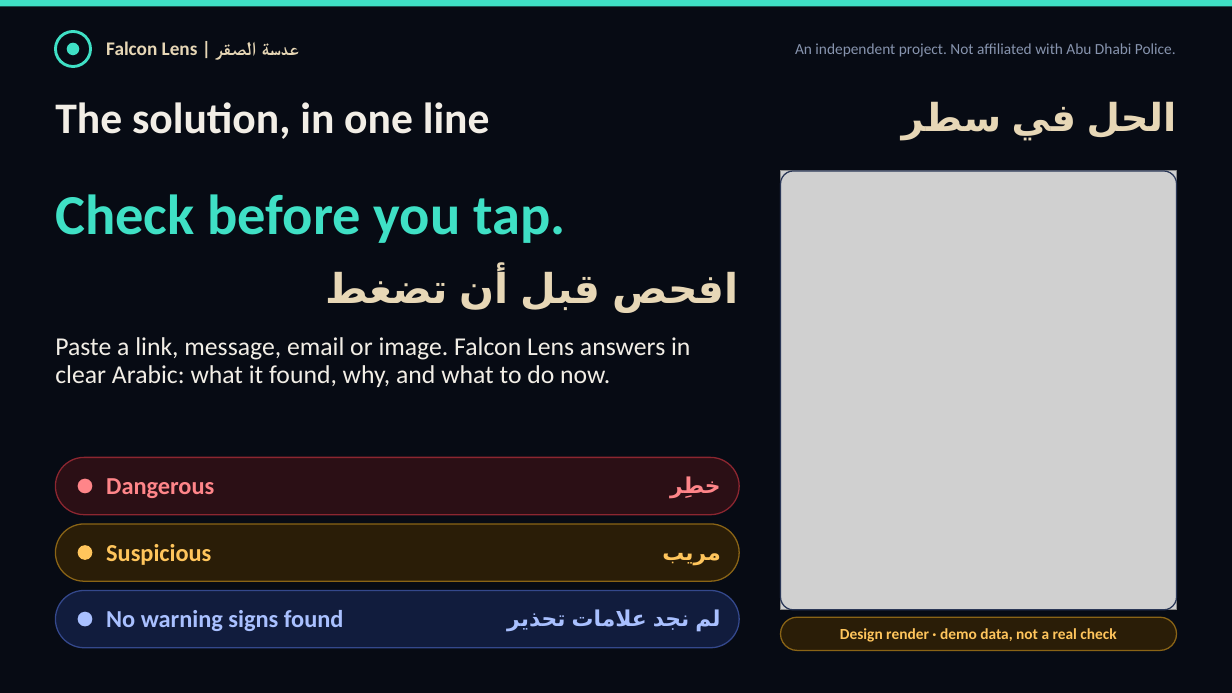
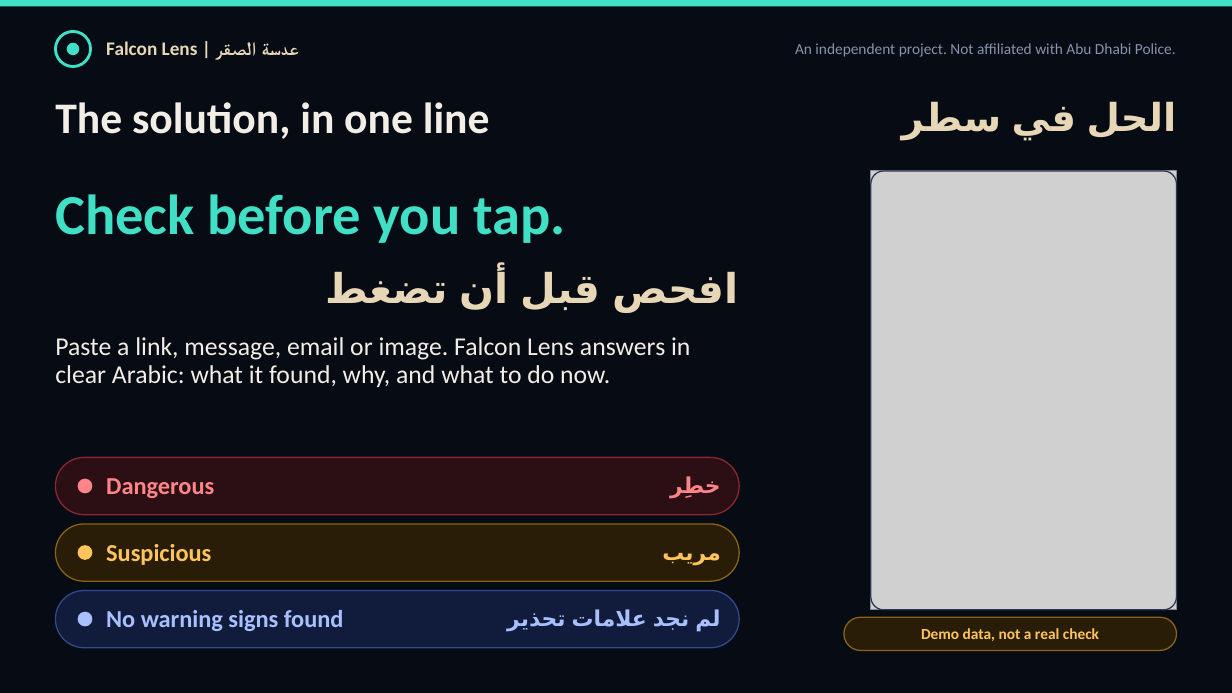
Before and after one commit to Muhammadatef/falcon-lens, a slide deck: slide 2 of submission/FalconLens_ScamShield.pptx. Drawn at 1232x693 pixels with LibreOffice and Linux fonts; fonts in the diff are those of the drawing; grey boxes stand for pictures. Boxes give left, top, right and bottom in pixels: in the first picture for what was removed or moved away, otherwise in the second. Text is boxed around its words. In the diff, an @@ line names an element or a change of style, - is before the commit and + after.

```diff
--- a/submission/FalconLens_ScamShield.pptx
+++ b/submission/FalconLens_ScamShield.pptx
@@ rounded rectangle: place and size @@
-rounded rectangle at <box>781,171,1177,610</box>
+rounded rectangle at <box>871,171,1177,610</box>
@@ rounded rectangle at <box>871,171,1177,610</box>: proportions changed @@
@@ picture: place and size @@
-picture at <box>781,171,1177,610</box>
+picture at <box>871,171,1177,610</box>
@@ rounded rectangle: place and size @@
-rounded rectangle at <box>781,617,1177,651</box>
+rounded rectangle at <box>844,617,1177,651</box>
@@ text at <box>921,628,1099,641</box>: text changed @@
-Design render · demo data, not a real check
+Demo data, not a real check
```
Also in this commit, not shown: 4 other slides changed, 6 other files.
